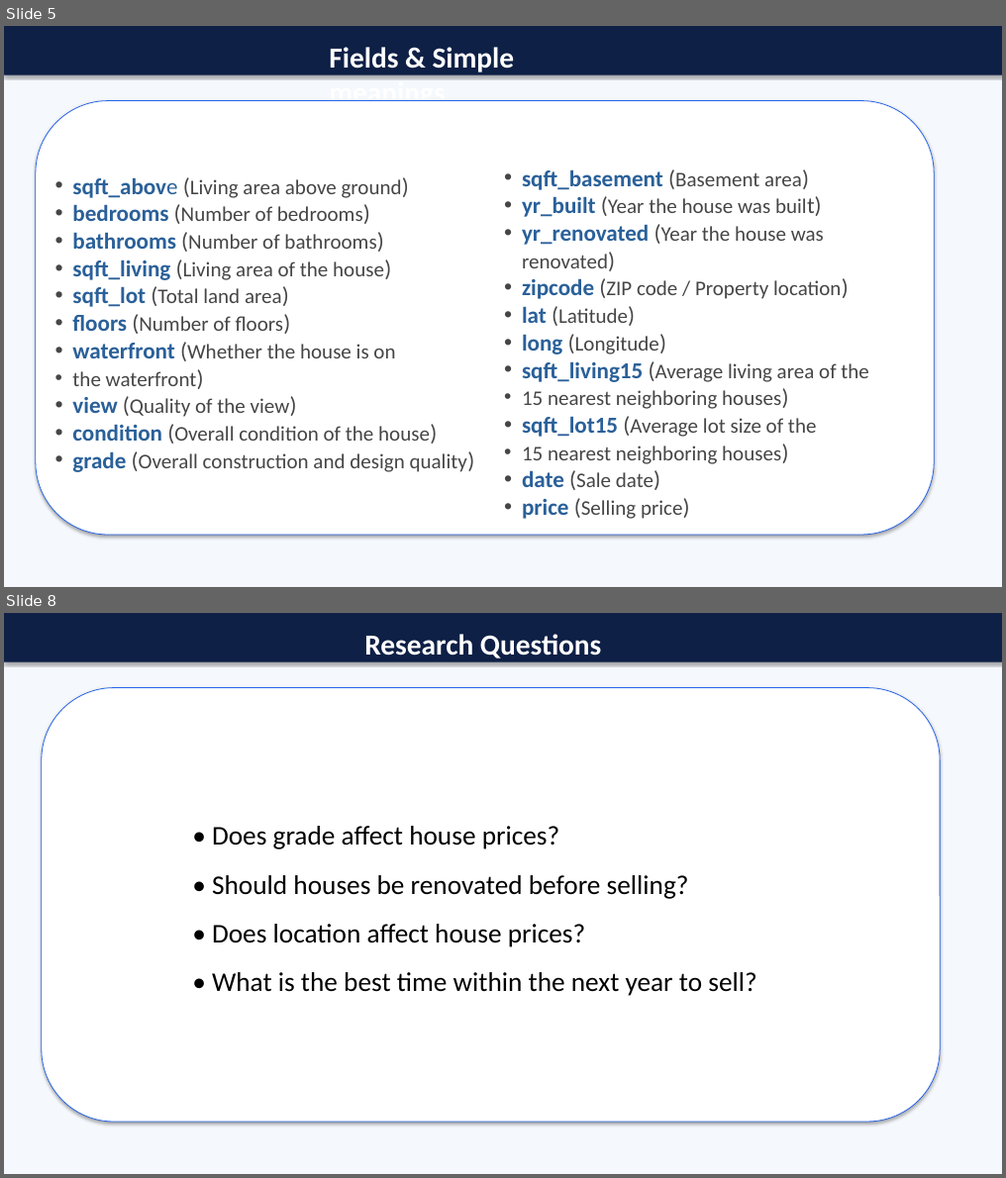
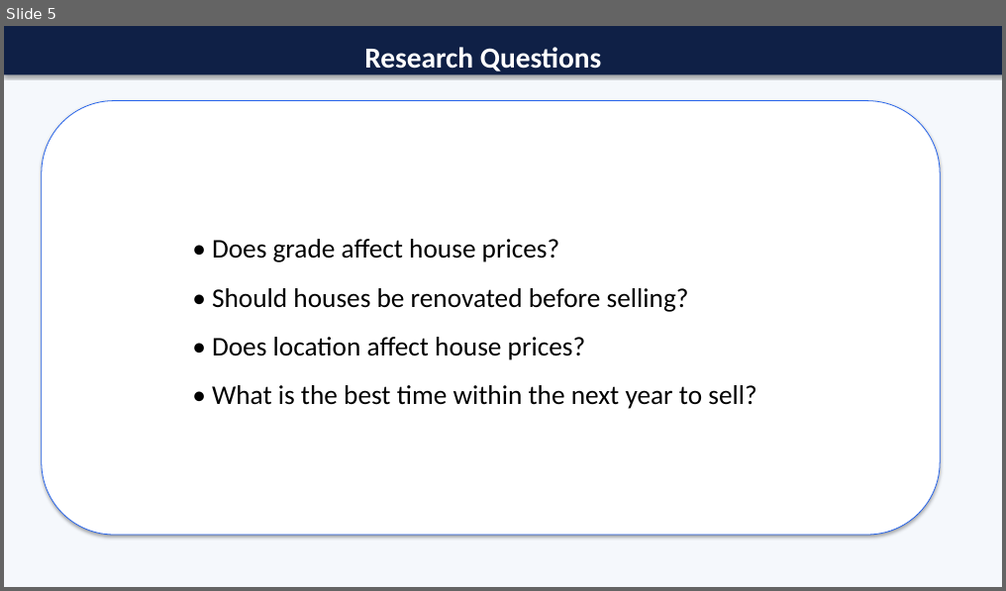
Before and after one commit to elhamrouzban/king_county_housing, a slide deck: Professional_King_County_EDA_Presentation.pptx. Shown one above the other, each under a label of ours: slides 5 and 8 before the commit, slide 5 after it; the slides between them are not shown. The pictures are 1006x1178 and 1006x591 pixels, drawn with LibreOffice and Linux fonts; fonts in the diff are those of the drawing. Boxes give left, top, right and bottom in pixels: in the first picture for what was removed or moved away, otherwise in the second. Text is boxed around its words. In the diff, an @@ line names an element or a change of style, - is before the commit and + after.

```diff
--- a/Professional_King_County_EDA_Presentation.pptx
+++ b/Professional_King_County_EDA_Presentation.pptx
@@ slide 5 removed at <box>4,26,1002,587</box>, background #F5F8FC @@
@@ rectangle removed at <box>4,26,1002,76</box> @@
@@ text removed at <box>329,47,515,101</box> @@
-Fields & Simple meanings
@@ rounded rectangle removed at <box>36,101,934,535</box> @@
@@ text removed at <box>522,170,869,487</box> @@
-• sqft_basement (Basement area)
-• yr_built (Year the house was built)
-• yr_renovated (Year the house was renovated)
-• zipcode (ZIP code / Property location)
-• lat (Latitude)
-• long (Longitude)
-• sqft_living15 (Average living area of the
-• 15 nearest neighboring houses)
-• sqft_lot15 (Average lot size of the
-• 15 nearest neighboring houses)
-• date (Sale date)
-• price (Selling price)
@@ text removed at <box>72,177,467,472</box> @@
-• sqft_above (Living area above ground)
-• bedrooms (Number of bedrooms)
-• bathrooms (Number of bathrooms)
-• sqft_living (Living area of the house)
-• sqft_lot (Total land area)
-• floors (Number of floors)
-• waterfront (Whether the house is on
-• the waterfront)
-• view (Quality of the view)
-• condition (Overall condition of the house)
-• grade (Overall construction and design quality)
@@ what was slide 8 is now slide 5 @@
```
Also in this commit, not shown: 4 slides changed, 2 other slides removed, 1 other file.
